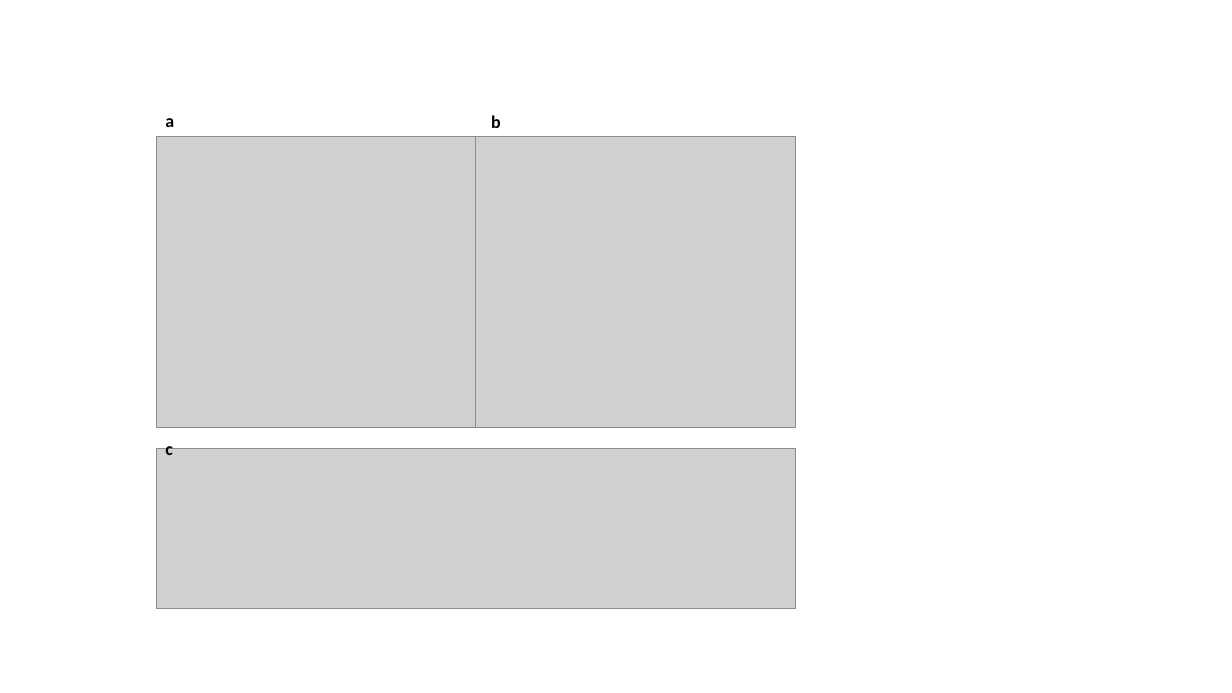
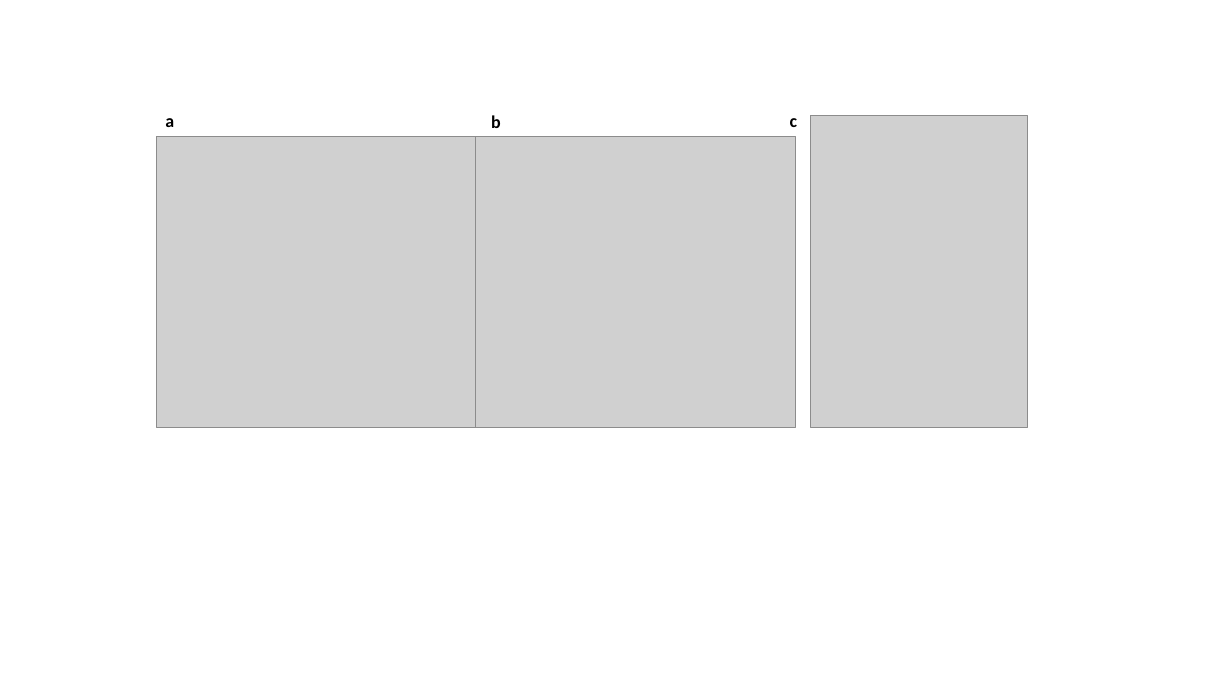
Before and after one commit to TheYuanLiao/traffic-crash-characteristics-shenzhen, a slide deck: slide 2 of figures/figure maker.pptx. Drawn at 1232x693 pixels with LibreOffice and Linux fonts; fonts in the diff are those of the drawing; grey boxes stand for pictures. Boxes give left, top, right and bottom in pixels: in the first picture for what was removed or moved away, otherwise in the second. Text is boxed around its words. In the diff, an @@ line names an element or a change of style, - is before the commit and + after.

```diff
--- a/figures/figure maker.pptx
+++ b/figures/figure maker.pptx
@@ text "c" rewrapped from (165,441,173,455) to (790,118,798,127) @@
@@ picture added at (811,116,1028,428) @@
@@ picture removed at (156,449,796,609) @@
```
Also in this commit, not shown: 5 other files.
